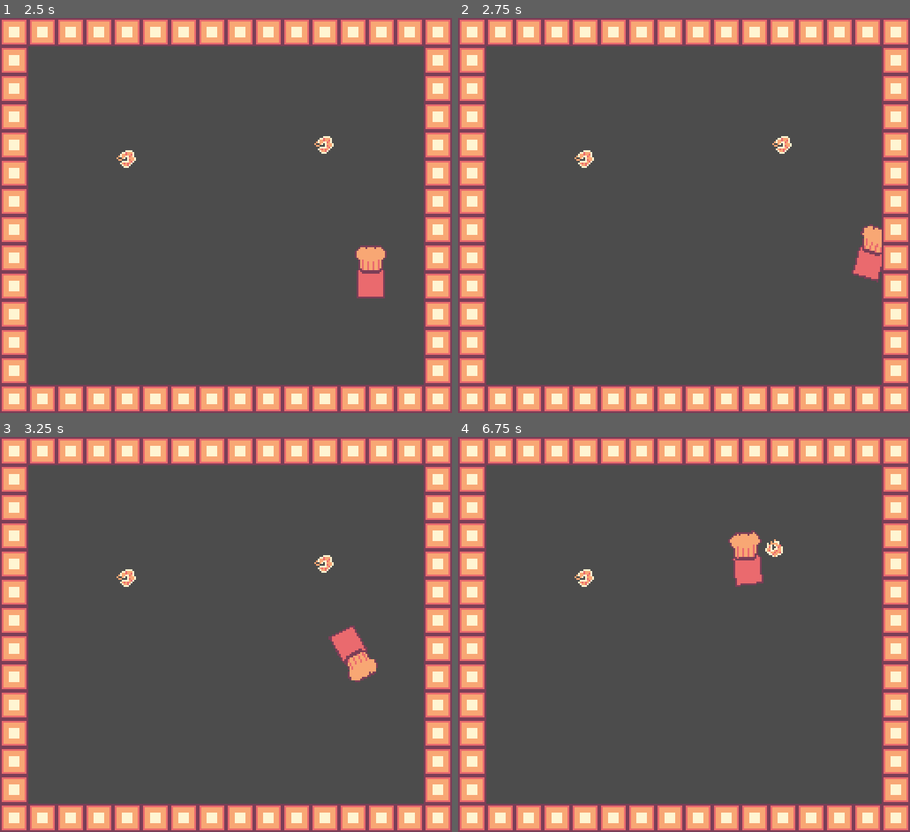
Above: before the commit, frames 1-4 (two rows, left to right).
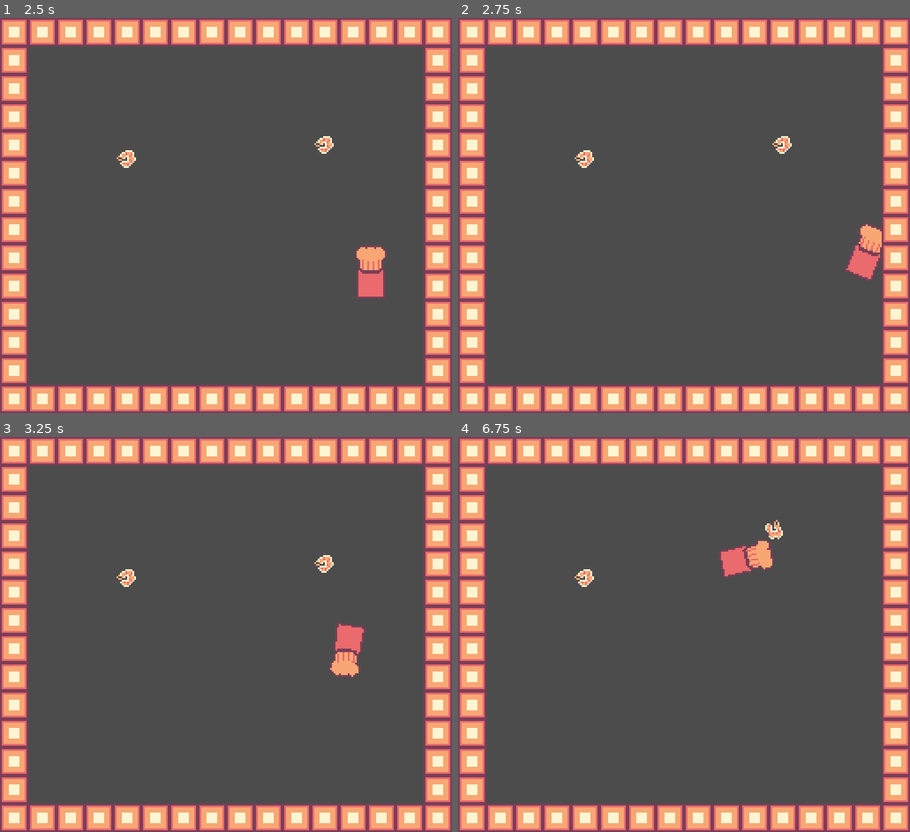
Above: after the commit, the same moments.

Repository: EdBarrancos/Foot-Cuisine
Game: Godot game, scene res://Prototype/Scenes/Protype.tscn
The game is run twice, just before and just after one commit, with the same random seed, the same clock (stepped at 60 frames per second) and the same inputs.
Inputs (mouse positions are in pixels of both pictures, inside the frame that each line leads up to):
- Up to frame 1 (2.5 s): tap Enter at 0.5 s; move the mouse to (203, 294) at 0.52 s; hold Right mouse button (MOVE_NEXT) 0.53-1.28 s; tap Space at 1.25 s; move the mouse to (361, 274) at 1.27 s; right-click (361, 274) at 1.35 s; move the mouse to (90, 156) at 2.02 s; hold Right mouse button (MOVE_NEXT) from 2.03 s (still down)
- Up to frame 2 (2.75 s): keep holding Right mouse button (MOVE_NEXT)
- Up to frame 3 (3.25 s): move the mouse to (248, 634) at 2.77 s; release Right mouse button (MOVE_NEXT) at 2.78 s; right-click (248, 634) at 2.85 s
- Up to frame 4 (6.75 s): move the mouse to (616, 535) at 3.52 s; hold Right mouse button (MOVE_NEXT) 3.53-4.28 s; move the mouse to (783, 614) at 4.27 s; right-click (783, 614) at 4.35 s; move the mouse to (593, 654) at 5.02 s; hold Right mouse button (MOVE_NEXT) 5.03-5.78 s; move the mouse to (729, 547) at 5.77 s; right-click (729, 547) at 5.85 s; move the mouse to (661, 713) at 6.52 s; hold Right mouse button (MOVE_NEXT) from 6.53 s (still down)

Frame 1 is identical in both runs. In frame 2, 0.4% of the frame differs, in the area x 85-94%, y 51-67%; in frame 3, 0.8%; in frame 4, 1.2%, in the area x 57-72%, y 20-38%.

Commit message:
Update Player Physics

Diff:
--- a/GodotProject/Prototype/Scenes/Player/Player.tscn
+++ b/GodotProject/Prototype/Scenes/Player/Player.tscn
@@ -1,14 +1,18 @@
-[gd_scene load_steps=5 format=2]
+[gd_scene load_steps=6 format=2]
 
 [ext_resource path="res://Prototype/VisualAssets/Player/PlayerPrototype.png" type="Texture" id=1]
 [ext_resource path="res://Prototype/Scripts/Player/Kitchen_Movement.gd" type="Script" id=2]
 [ext_resource path="res://Prototype/Scripts/Player/Player.gd" type="Script" id=3]
+
+[sub_resource type="PhysicsMaterial" id=2]
+bounce = 0.6
 
 [sub_resource type="CircleShape2D" id=1]
 radius = 8.0
 
 [node name="Player" type="RigidBody2D"]
 collision_mask = 3
+physics_material_override = SubResource( 2 )
 gravity_scale = 0.0
 linear_damp = 0.0
 script = ExtResource( 3 )
